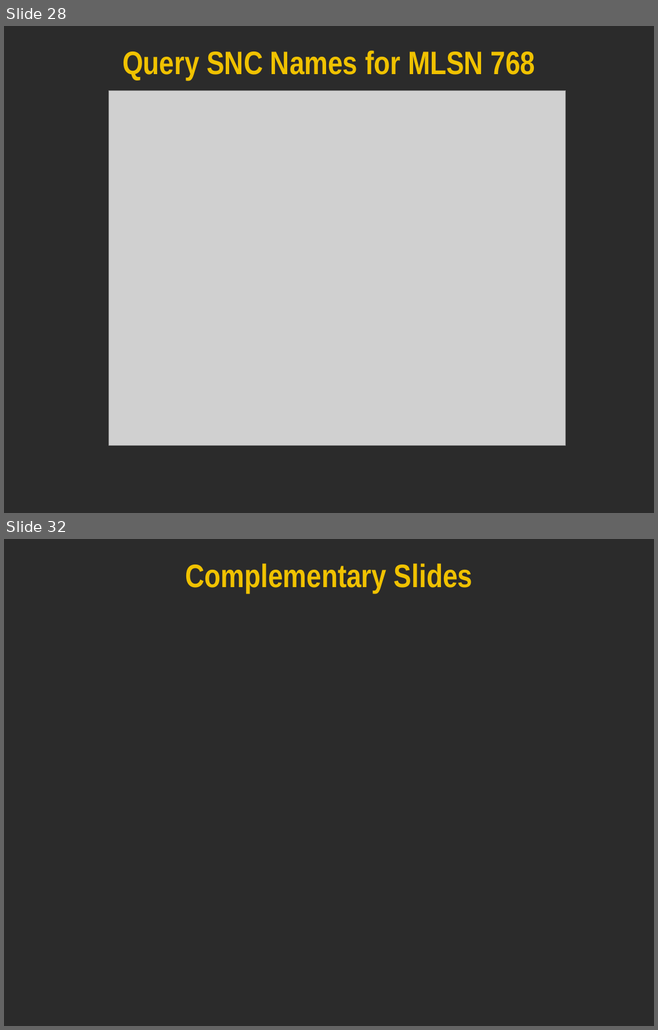
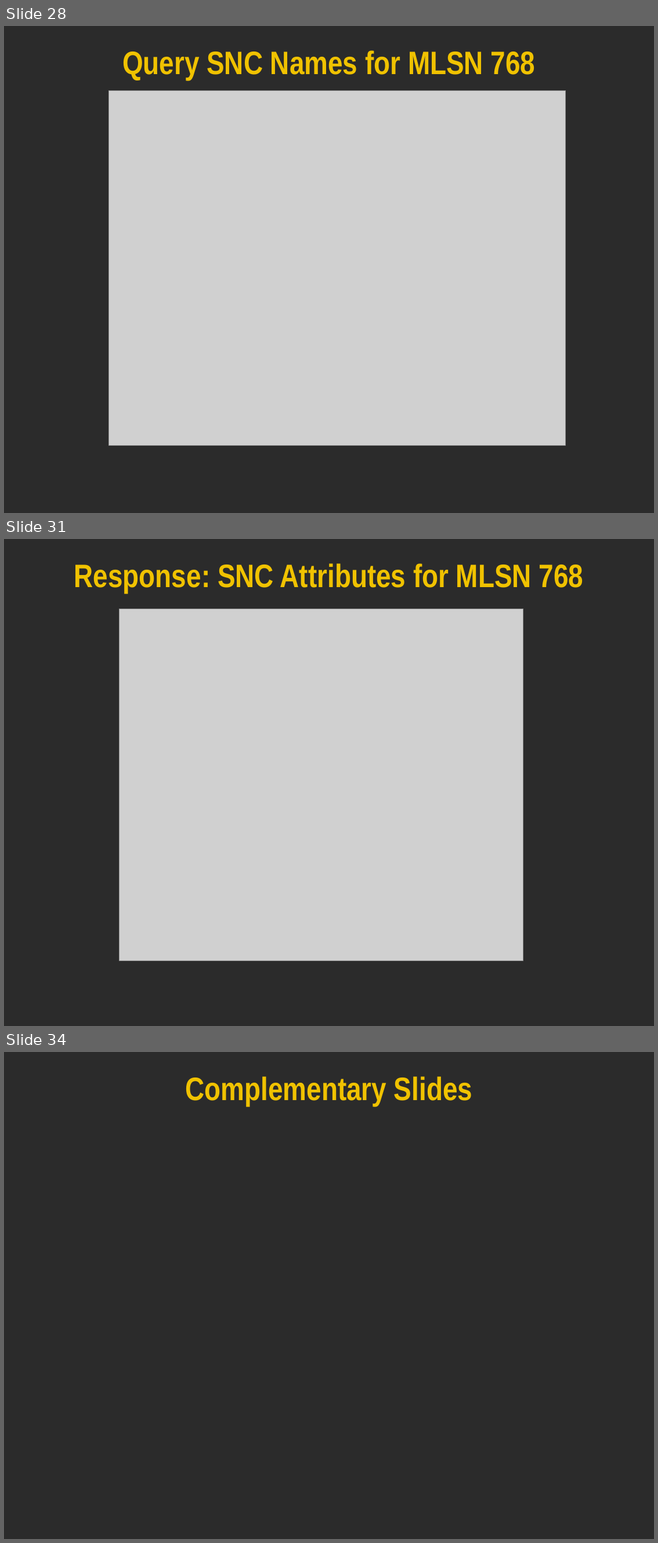
Before and after one commit to tmforum/Integration-Program-TIP---mtop, a slide deck: mtosi_1.2/simulator/Documentation/mTOPSimulator-DemoSlides.ppt. Shown one above the other, each under a label of ours: slides 28 and 32 before the commit, slides 28, 31 and 34 after it; the slides between them are not shown. The pictures are 658x1030 and 658x1543 pixels, drawn with LibreOffice and Linux fonts; fonts in the diff are those of the drawing; grey boxes stand for pictures; background and template pictures are left out; a plain dark background stands for a picture behind light text. Boxes give left, top, right and bottom in pixels: in the first picture for what was removed or moved away, otherwise in the second. Text is boxed around its words. In the diff, an @@ line names an element or a change of style, - is before the commit and + after.

```diff
--- a/mtosi_1.2/simulator/Documentation/mTOPSimulator-DemoSlides.ppt
+++ b/mtosi_1.2/simulator/Documentation/mTOPSimulator-DemoSlides.ppt
@@ slide 31 added at [4, 539, 654, 1026], background picture (left out) @@
@@ title added at [74, 563, 583, 592], 36 pt, text #F0C200, bold @@
+Response: SNC Attributes for MLSN 768
@@ picture added at [119, 609, 523, 961] @@
@@ what was slide 32 is now slide 34 @@
```
Also in this commit, not shown: 2 slides changed, 4 other slides added, 3 slides removed.
